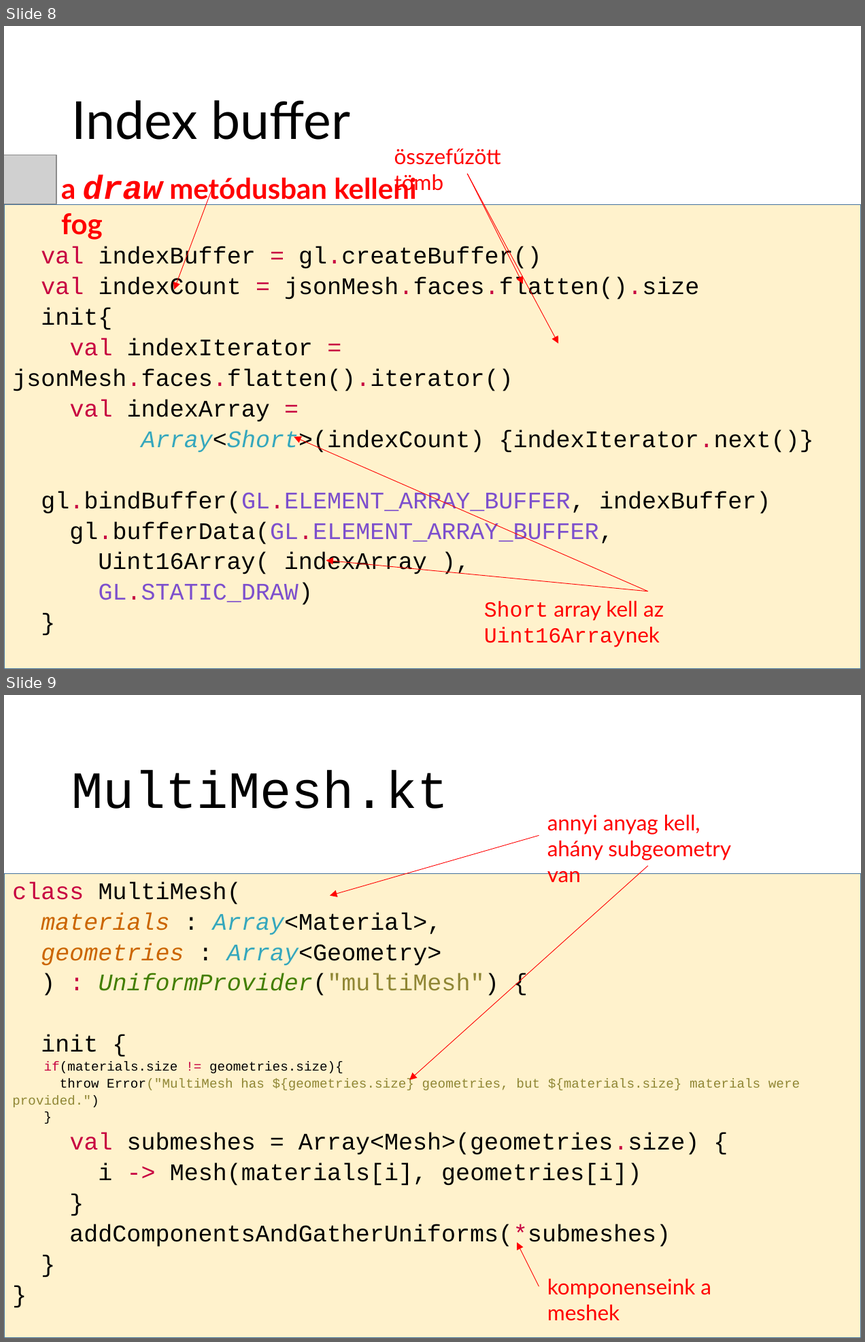
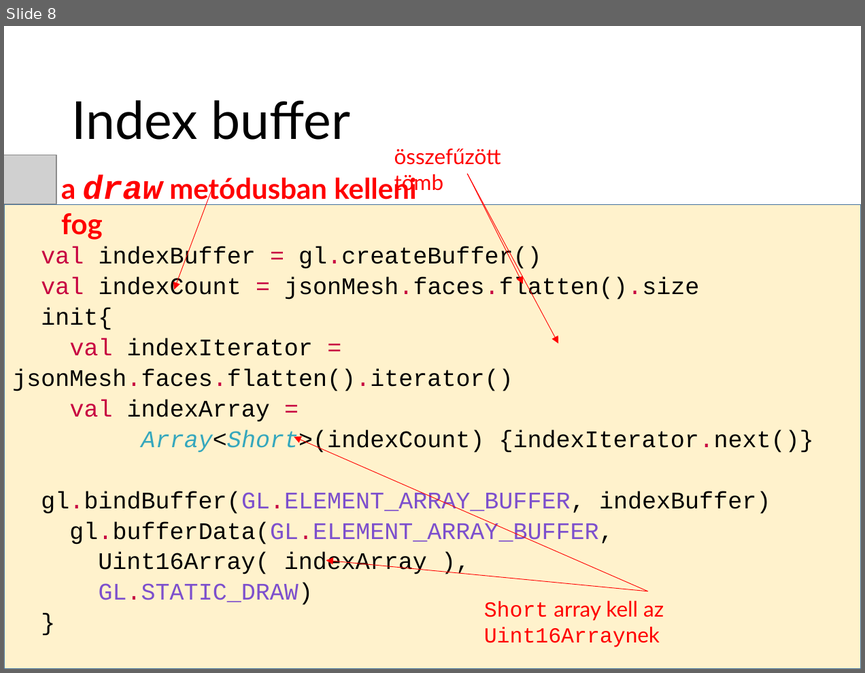
Before and after one commit to szecsi/kogfactory, a slide deck: projects/kog.3gr.030-3d/3gre080_trianglemesh.pptx. Shown one above the other, each under a label of ours: slides 8 and 9 before the commit, slide 8 after it. The pictures are 865x1342 and 865x673 pixels, drawn with LibreOffice and Linux fonts; fonts in the diff are those of the drawing; grey boxes stand for pictures. Boxes give left, top, right and bottom in pixels: in the first picture for what was removed or moved away, otherwise in the second. Text is boxed around its words. In the diff, an @@ line names an element or a change of style, - is before the commit and + after.

```diff
--- a/projects/kog.3gr.030-3d/3gre080_trianglemesh.pptx
+++ b/projects/kog.3gr.030-3d/3gre080_trianglemesh.pptx
@@ slide 9 removed at <box>4,695,861,1338</box>, background #FFFFFF @@
@@ title removed at <box>71,770,448,809</box> @@
-MultiMesh.kt
@@ text removed at <box>547,814,731,883</box> @@
-annyi anyag kell, ahány subgeometry van
@@ arrow removed from (538, 836) to (330, 896) @@
@@ rectangle removed at <box>4,873,861,1338</box> @@
-class MultiMesh(
-materials : Array<Material>,
-geometries : Array<Geometry>
-) : UniformProvider("multiMesh") {
-init {
-if(materials.size != geometries.size){
-throw Error("MultiMesh has ${geometries.size} geometries, but ${materials.size} materials were provided.")
-}
-val submeshes = Array<Mesh>(geometries.size) {
-i -> Mesh(materials[i], geometries[i])
-}
-addComponentsAndGatherUniforms(*submeshes)
-}
-}
@@ arrow removed from (647, 866) to (409, 1080) @@
@@ arrow removed from (538, 1286) to (516, 1242) @@
@@ text removed at <box>547,1278,711,1321</box> @@
-komponenseink a meshek
```
Also in this commit, not shown: 4 slides changed, 2 slides added, 1 other slide removed, 2 other files.
